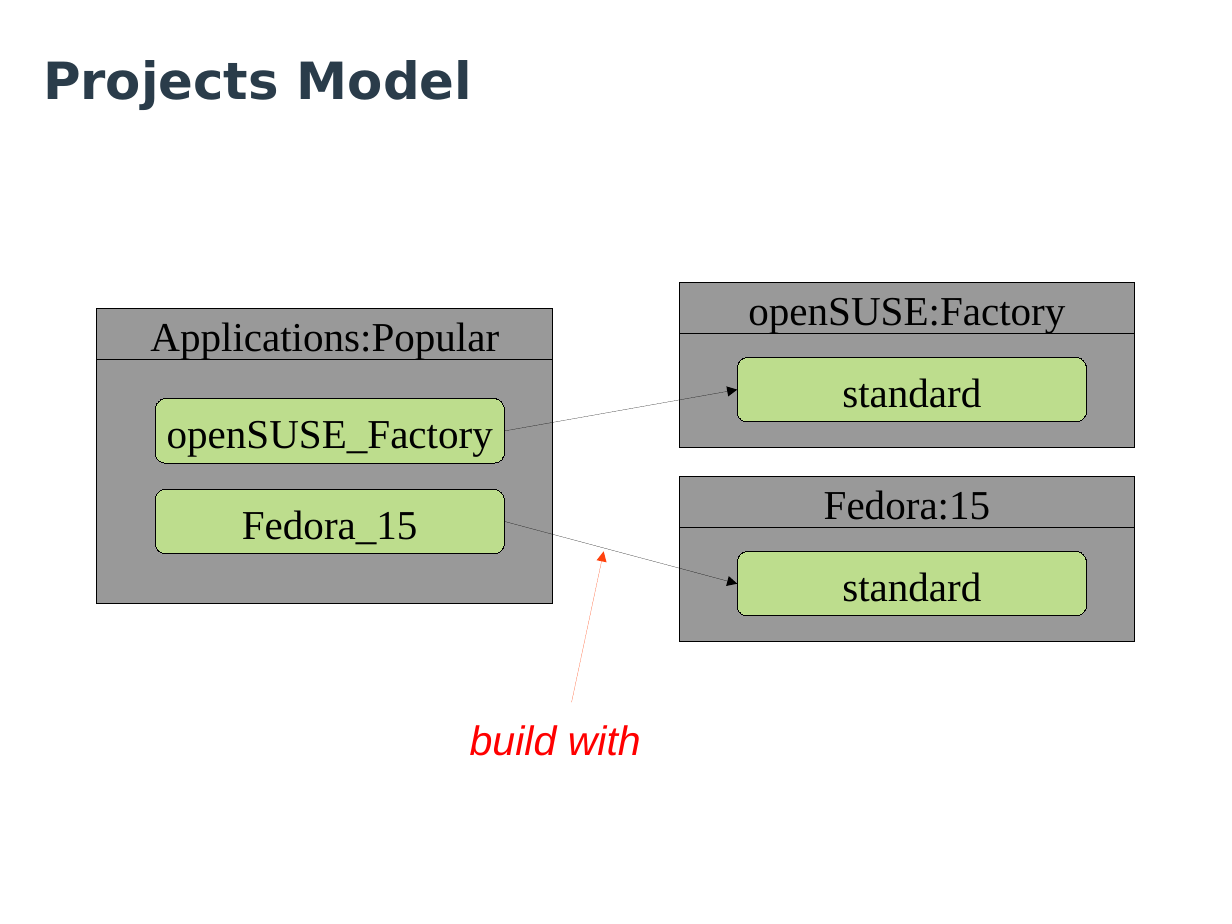
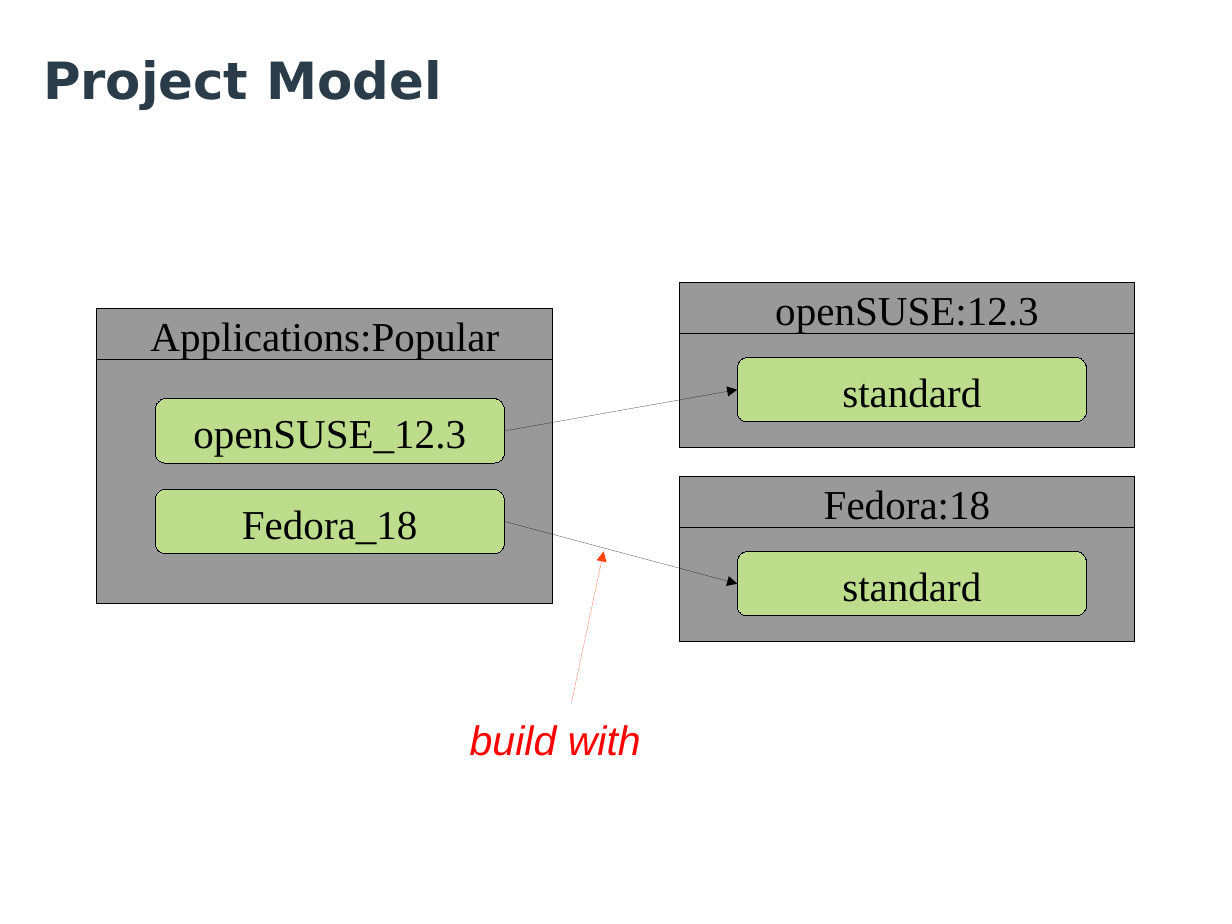
Before and after one commit to openSUSE/obs-landing, a slide deck: slide 23 of files/talks/OBS-Facts-Features-Future.odp (slide 21 before the commit). Drawn at 1232x924 pixels with LibreOffice and Linux fonts; fonts in the diff are those of the drawing; background and template pictures are left out. Boxes give left, top, right and bottom in pixels: in the first picture for what was removed or moved away, otherwise in the second. Text is boxed around its words. In the diff, an @@ line names an element or a change of style, - is before the commit and + after.

```diff
--- a/files/talks/OBS-Facts-Features-Future.odp
+++ b/files/talks/OBS-Facts-Features-Future.odp
@@ title at (x1=43, y1=60, x2=441, y2=110): text changed @@
-Projects Model
+Project Model
@@ text in rectangle at (x1=775, y1=298, x2=1038, y2=333): text changed @@
-openSUSE:Factory
+openSUSE:12.3
@@ text in rounded rectangle at (x1=193, y1=421, x2=466, y2=456): text changed @@
-openSUSE_Factory
+openSUSE_12.3
@@ text in rectangle at (x1=824, y1=490, x2=990, y2=520): text changed @@
-Fedora:15
+Fedora:18
@@ text in rounded rectangle at (x1=242, y1=510, x2=418, y2=545): text changed @@
-Fedora_15
+Fedora_18
```
Also in this commit, not shown: 12 other slides changed, 5 slides added, 4 slides removed, 1 other file.
